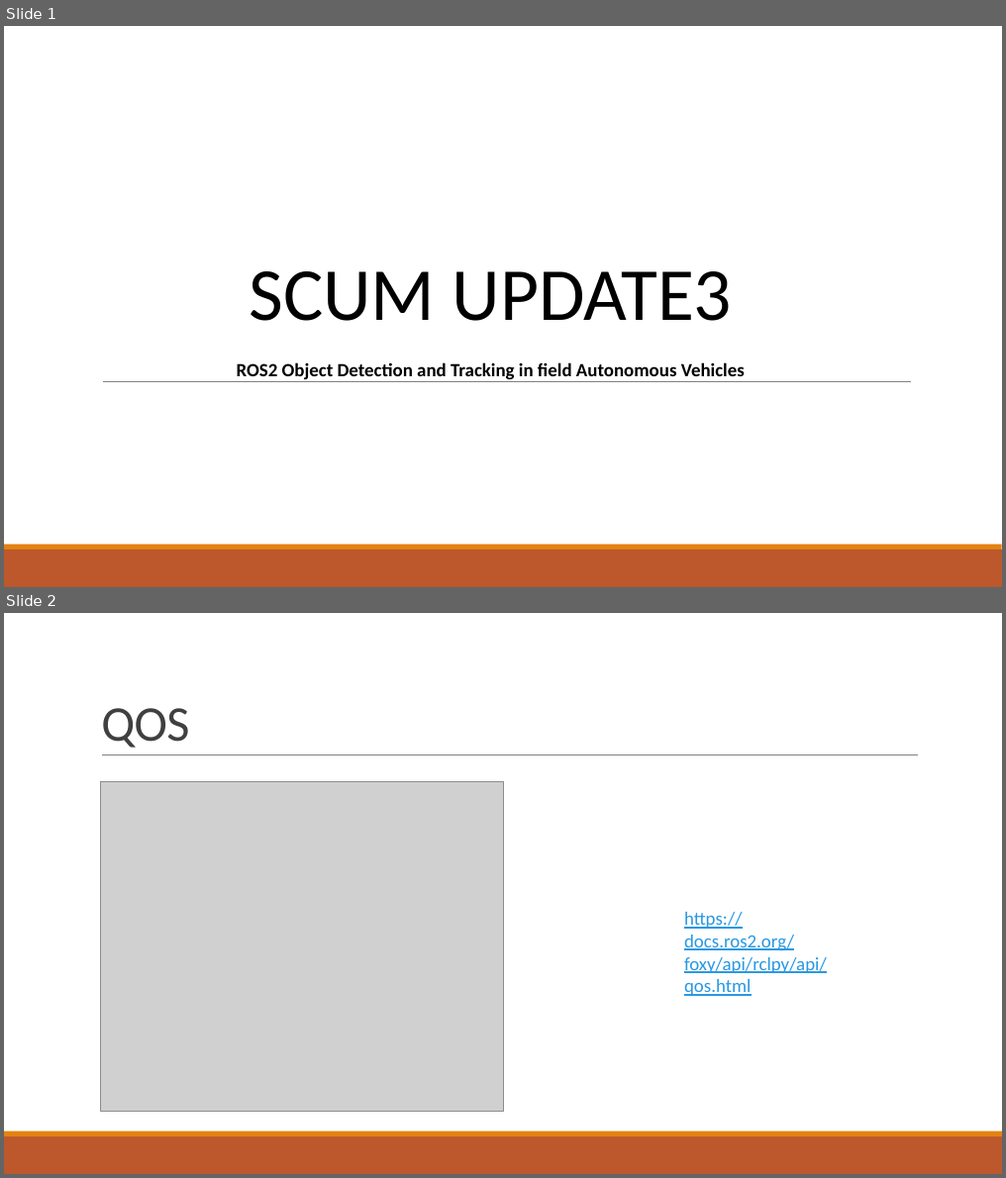
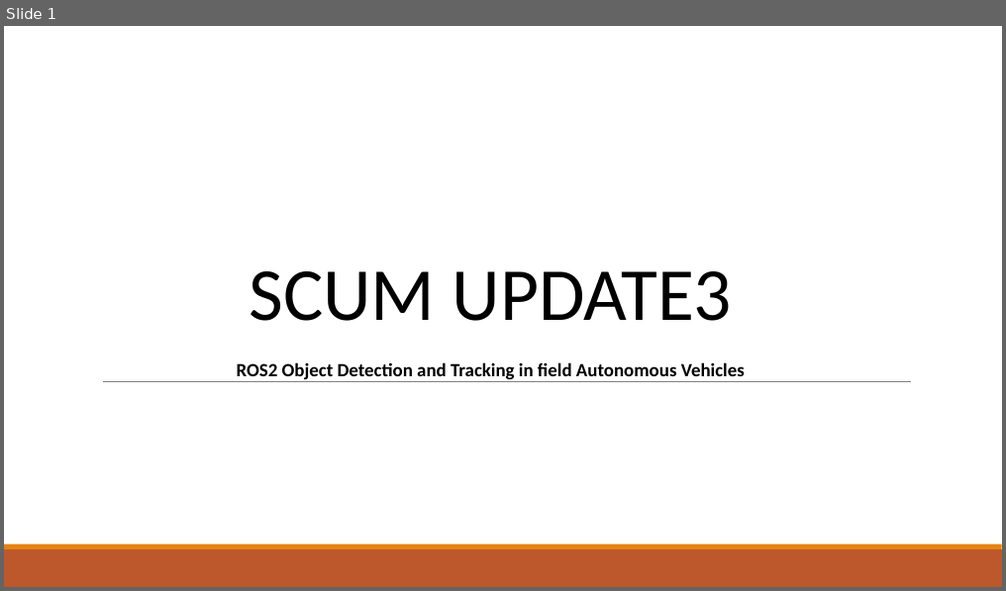
Before and after one commit to pound03/FRA361-ROBOTICS-STUDIO-IV-OPEN-TOPICS, a slide deck: doc/scrum/scrum2/scurm 3.pptx. Shown one above the other, each under a label of ours: slides 1 and 2 before the commit, slide 1 after it. The pictures are 1006x1178 and 1006x591 pixels, drawn with LibreOffice and Linux fonts; fonts in the diff are those of the drawing; grey boxes stand for pictures. Boxes give left, top, right and bottom in pixels: in the first picture for what was removed or moved away, otherwise in the second. Text is boxed around its words. In the diff, an @@ line names an element or a change of style, - is before the commit and + after.

```diff
--- a/doc/scrum/scrum2/scurm 3.pptx
+++ b/doc/scrum/scrum2/scurm 3.pptx
@@ slide 2 removed at (x1=4, y1=613, x2=1002, y2=1174), background #FFFFFF; not listed: 2 template elements that a slide beside it also shows @@
@@ title removed at (x1=101, y1=708, x2=189, y2=748) @@
-QOS
@@ line removed from (102, 756) to (918, 756) @@
@@ picture removed at (x1=101, y1=781, x2=503, y2=1112) @@
@@ text removed at (x1=684, y1=912, x2=827, y2=996) @@
-https://docs.ros2.org/foxy/api/rclpy/api/qos.html
```
Also in this commit, not shown: 1 slide changed, 12 slides added, 2 other slides removed, 2 other files.
